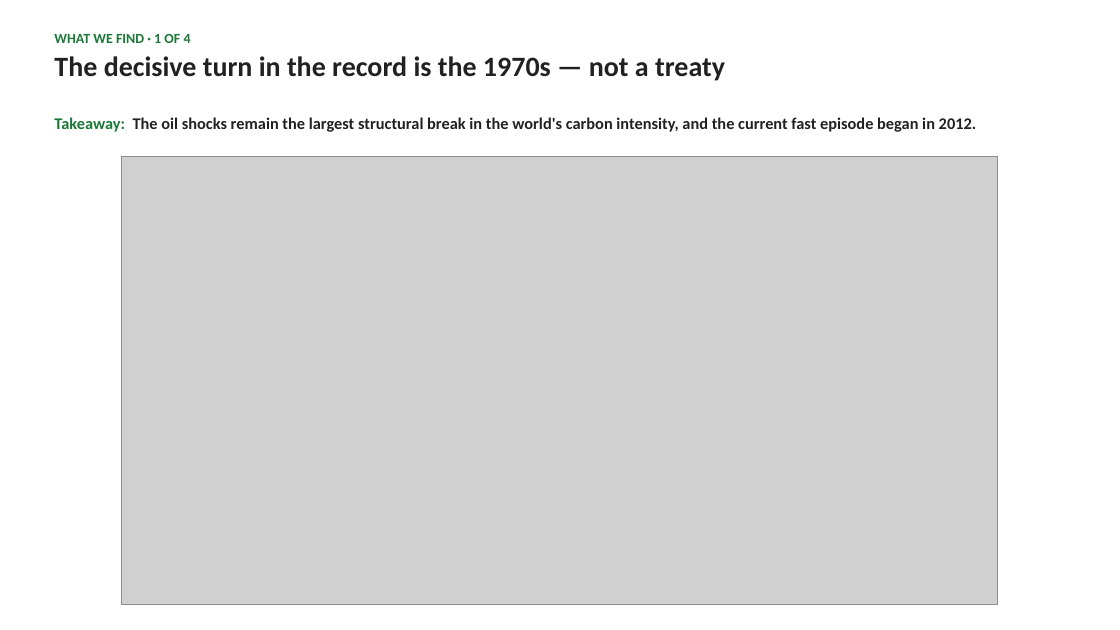
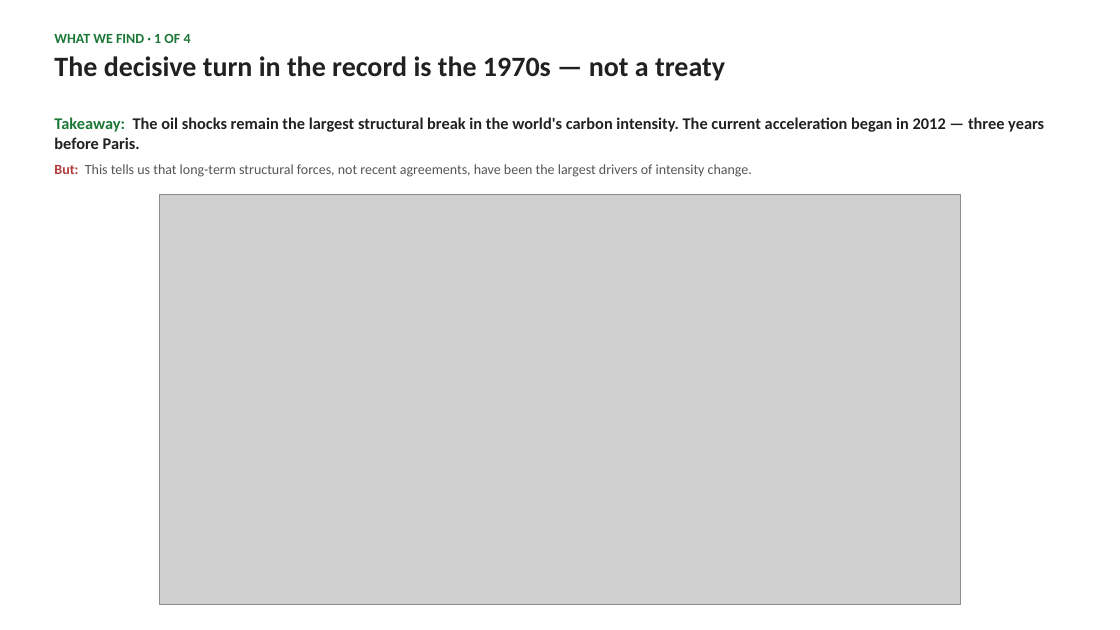
Before and after one commit to cwejnert/HDI-Happiness, a slide deck: slide 5 of carbon_breakpoints_takeaway_figures/paris_at_ten_world_deck.pptx (slide 4 before the commit). Drawn at 1120x630 pixels with LibreOffice and Linux fonts; fonts in the diff are those of the drawing; grey boxes stand for pictures. Boxes give left, top, right and bottom in pixels: in the first picture for what was removed or moved away, otherwise in the second. Text is boxed around its words. In the diff, an @@ line names an element or a change of style, - is before the commit and + after.

```diff
--- a/carbon_breakpoints_takeaway_figures/paris_at_ten_world_deck.pptx
+++ b/carbon_breakpoints_takeaway_figures/paris_at_ten_world_deck.pptx
@@ text at (54,117,1044,149): text changed @@
-Takeaway: The oil shocks remain the largest structural break in the world's carbon intensity, and the current fast episode began in 2012.
+Takeaway: The oil shocks remain the largest structural break in the world's carbon intensity. The current acceleration began in 2012 — three years before Paris.
@@ text added at (54,164,752,177), 12 pt, text #555555 @@
+But: This tells us that long-term structural forces, not recent agreements, have been the largest drivers of intensity change.
@@ picture: place and size @@
-picture at (122,156,998,605)
+picture at (160,195,960,605)
```
Also in this commit, not shown: 7 other slides changed, 2 slides added, 1 slide removed, 1 other file.
